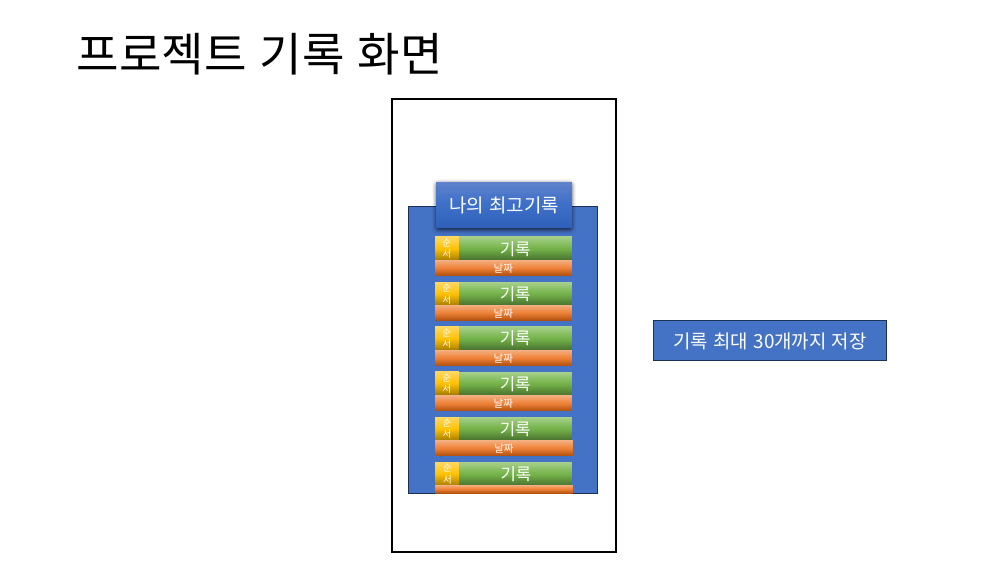
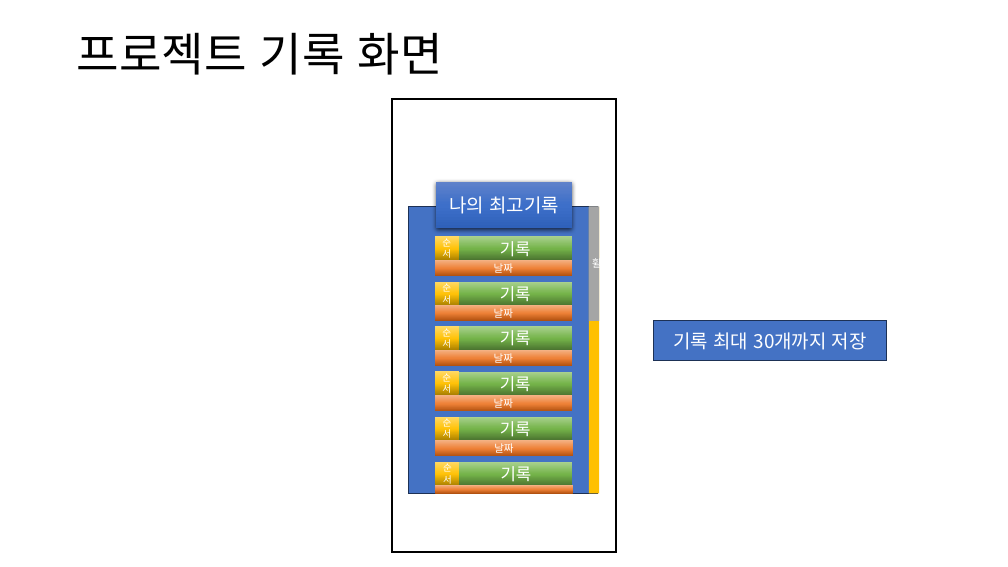
Before and after one commit to AniWhY0909/SSC_WM_Project, a slide deck: slide 19 of Documents/Suika.Watermelon/수박게임 UI 디자인(박정우).pptx. Drawn at 1008x567 pixels with LibreOffice and Linux fonts; fonts in the diff are those of the drawing. Boxes give left, top, right and bottom in pixels: in the first picture for what was removed or moved away, otherwise in the second. Text is boxed around its words. In the diff, an @@ line names an element or a change of style, - is before the commit and + after.

```diff
--- a/Documents/Suika.Watermelon/수박게임 UI 디자인(박정우).pptx
+++ b/Documents/Suika.Watermelon/수박게임 UI 디자인(박정우).pptx
@@ rectangle added at (589, 206, 600, 493), fill #FFC000 @@
@@ rectangle added at (589, 206, 600, 321), fill #A5A5A5, 10 pt, text #FFFFFF @@
+휠
```
Also in this commit, not shown: 2 other slides changed, 1 slide added, 1 other file.
